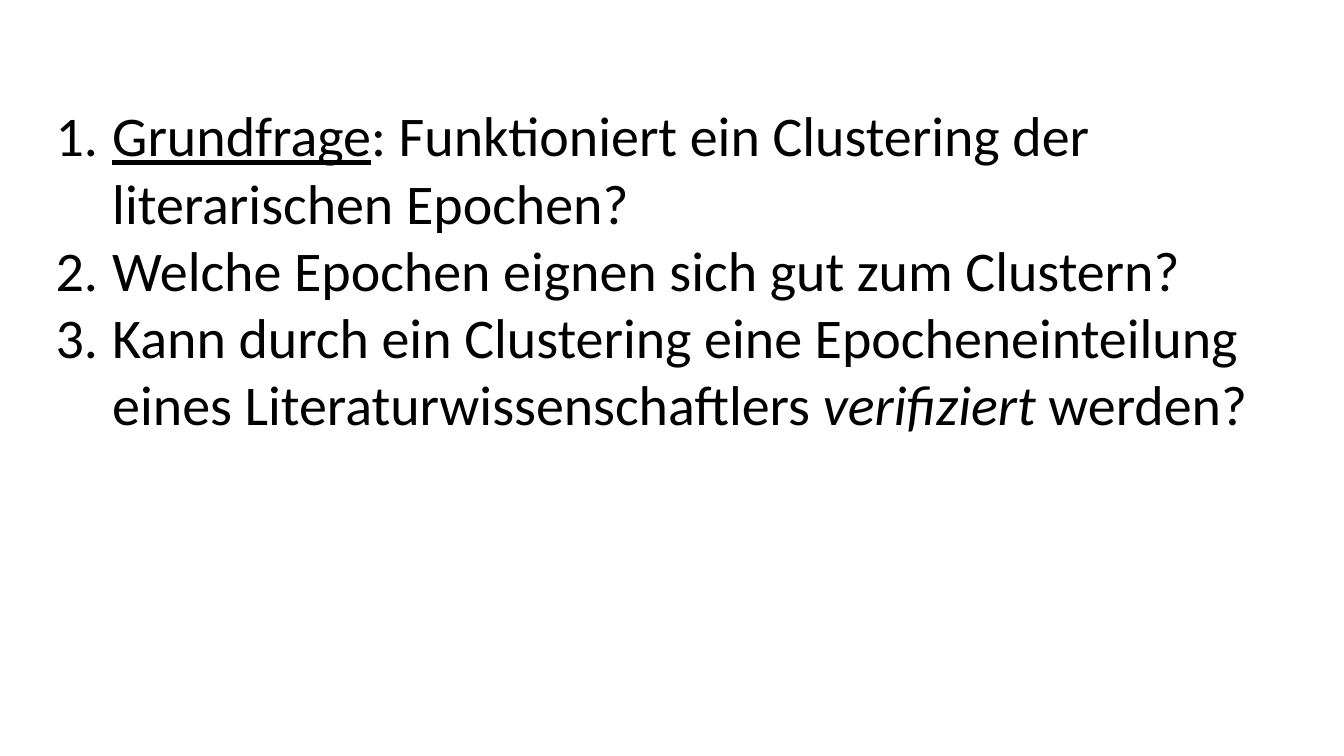
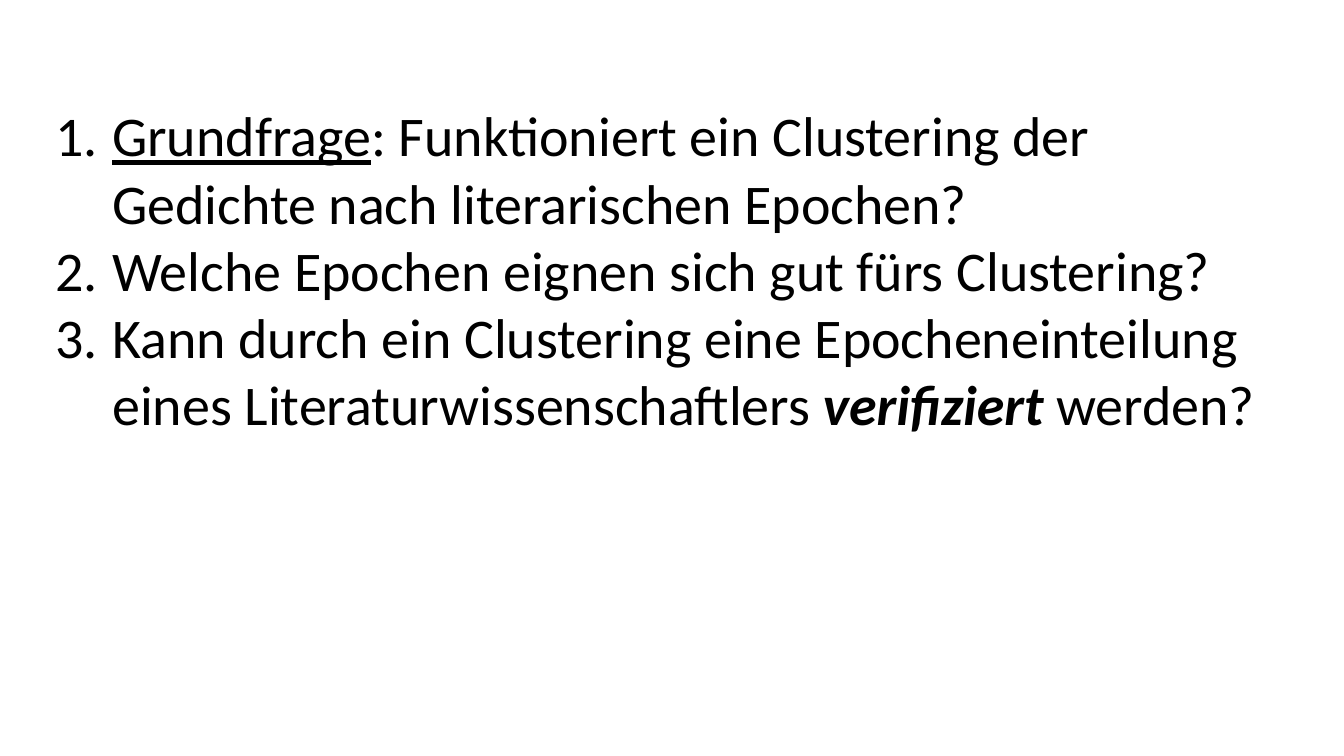
Before and after one commit to realjanpaulus/clusterpoems, a slide deck: slide 14 of literature & presentation/clustering_presentation.pptx. Drawn at 1344x756 pixels with LibreOffice and Linux fonts; fonts in the diff are those of the drawing. Boxes give left, top, right and bottom in pixels: in the first picture for what was removed or moved away, otherwise in the second. Text is boxed around its words. In the diff, an @@ line names an element or a change of style, - is before the commit and + after.

```diff
--- a/literature & presentation/clustering_presentation.pptx
+++ b/literature & presentation/clustering_presentation.pptx
@@ text at (112, 117, 1209, 301): text changed @@
-1. Grundfrage: Funktioniert ein Clustering der literarischen Epochen?
-2. Welche Epochen eignen sich gut zum Clustern?
+1. Grundfrage: Funktioniert ein Clustering der Gedichte nach literarischen Epochen?
+2. Welche Epochen eignen sich gut fürs Clustering?
@@ text at (112, 319, 1255, 432): bold on in "verifiziert" @@
```
Also in this commit, not shown: 3 other files.
